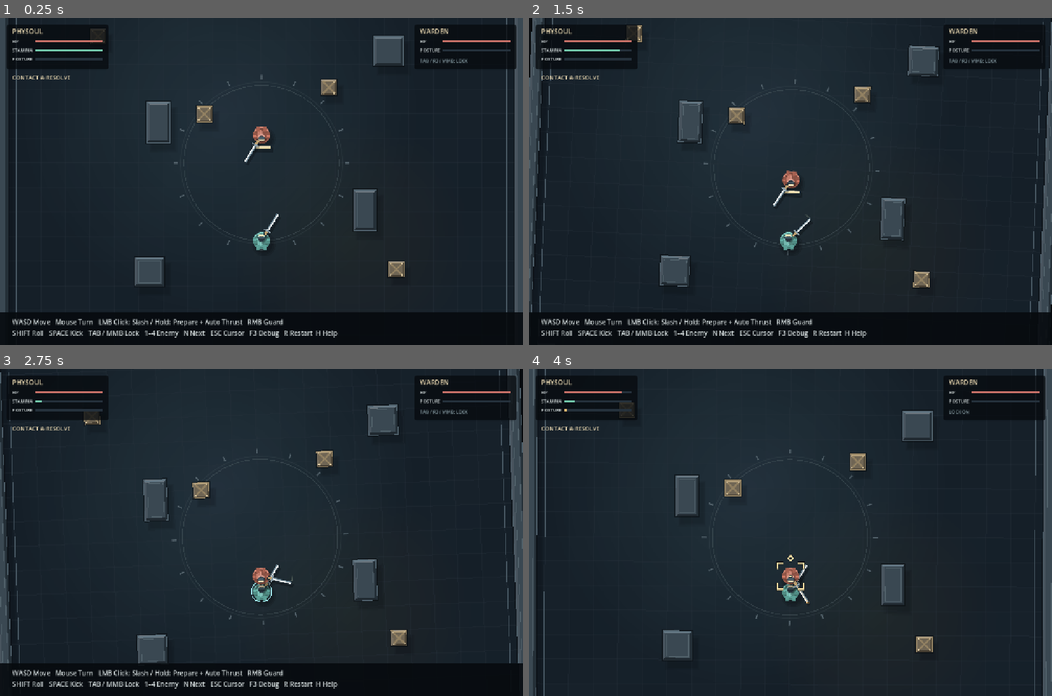
Above: before the commit, frames 1-4 (two rows, left to right).
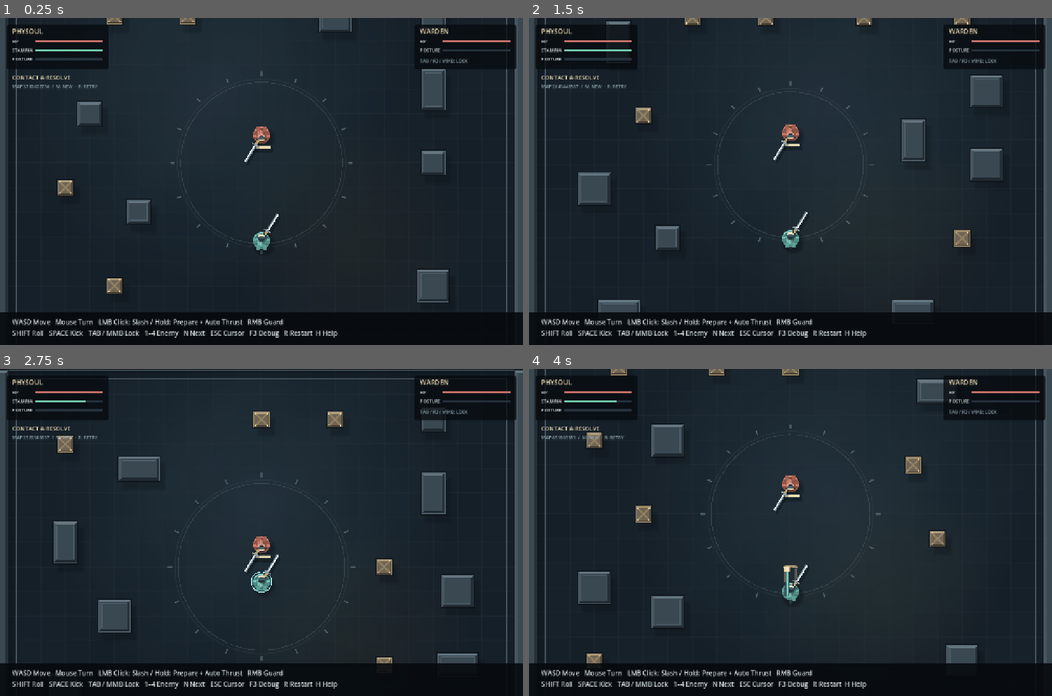
Above: after the commit, the same moments.

Repository: kurono966/physoul
Game: Godot game, scene res://arena.tscn
The game is run twice, just before and just after one commit, with the same random seed, the same clock (stepped at 60 frames per second) and the same inputs.
Inputs (mouse positions are in pixels of both pictures, inside the frame that each line leads up to):
- Up to frame 1 (0.25 s): no input
- Up to frame 2 (1.5 s): tap Enter at 0.5 s; move the mouse to (816, 181) at 0.52 s; hold W from 0.53 s (still down); tap M at 0.6, 1.35 s; click (816, 181) at 0.67 s; tap Space at 0.77 s; move the mouse to (764, 181) at 1.27 s
- Up to frame 3 (2.75 s): keep holding W; tap Space at 1.52 s; move the mouse to (271, 525) at 2.02 s; hold Shift from 2.03 s (still down); tap M at 2.3 s
- Up to frame 4 (4 s): keep holding W; move the mouse to (785, 539) at 2.77 s; release Shift at 2.78 s; tap Tab at 2.85 s; click (785, 539) at 2.92 s; tap Space at 3.02, 3.77 s; tap M at 3.05, 3.8 s; move the mouse to (827, 535) at 3.52 s; tap H at 3.6 s

The runs differ from the first frame. In frame 1, 5.3% of the frame differs, in the area x 2-86%, y 0-87%; in frame 2, 8.8%; in frame 3, 9.3%; in frame 4, 13%, in the area x 0-100%, y 0-100%.

Commit message:
Generate seeded arenas with safe spawn zones and connected boss-width paths

Diff:
--- a/scripts/arena.gd
+++ b/scripts/arena.gd
@@ -6,6 +6,19 @@
 const Sound = preload("res://scripts/sound.gd")
 const PropVisual = preload("res://scripts/prop_visual.gd")
 const Controls = preload("res://scripts/controls.gd")
+const MapGenerator = preload("res://scripts/map_generator.gd")
+@export var random_map := true
+@export var map_seed := -1
+var layout: Dictionary = {}
+
+func regenerate_map() -> void:
+	var rng := RandomNumberGenerator.new()
+	rng.randomize()
+	var replacement = load("res://arena.tscn").instantiate()
+	replacement.map_seed = rng.randi()
+	get_tree().root.add_child(replacement)
+	get_tree().current_scene = replacement
+	queue_free()
 var controls: Node
 var sound: Node
 var player: CharacterBody2D
@@ -43,13 +56,25 @@
 	event_text = "CHALLENGER / " + opponent.title
 
 func _ready() -> void:
+	if map_seed < 0:
+		if get_tree().has_meta("physoul_map_seed"): map_seed = int(get_tree().get_meta("physoul_map_seed"))
+		else:
+			var rng := RandomNumberGenerator.new()
+			rng.randomize()
+			map_seed = rng.randi()
+	get_tree().set_meta("physoul_map_seed",map_seed)
+	if random_map:
+		layout = MapGenerator.generate(map_seed)
+	else:
+		layout = {"pillars":[Rect2(-280,-150,56,100),Rect2(225,65,56,100),Rect2(-310,230,72,72),Rect2(275,-310,72,72)],"crates":[Vector2(-140,-120),Vector2(165,-185),Vector2(330,260),Vector2(-400,-310)],"ring_radius":190.0,"light":Vector2(-100,-120),"tile_phase":0.0}
 	controls = Controls.new()
 	add_child(controls)
 	sound = Sound.new()
 	add_child(sound)
-	for rect in [Rect2(-650,-510,1300,30),Rect2(-650,480,1300,30),Rect2(-650,-480,30,960),Rect2(620,-480,30,960),Rect2(-280,-150,56,100),Rect2(225,65,56,100),Rect2(-310,230,72,72),Rect2(275,-310,72,72)]:
+	for rect in [Rect2(-650,-510,1300,30),Rect2(-650,480,1300,30),Rect2(-650,-480,30,960),Rect2(620,-480,30,960)]:
 		wall(rect)
-	for pos in [Vector2(-140,-120),Vector2(165,-185),Vector2(330,260),Vector2(-400,-310)]:
+	for rect in layout.pillars: wall(rect)
+	for pos in layout.crates:
 		var box := RigidBody2D.new()
 		box.position = pos
 		box.mass = 4
@@ -127,21 +152,22 @@
 	draw_rect(Rect2(-620,-480,1240,960),Color("151f28"))
 	for x in range(-600,600,60):
 		for y in range(-480,480,60):
-			var tint := 0.015+0.01*sin(x*0.021+y*0.017)
+			var tint := 0.015+0.01*sin(x*0.021+y*0.017+float(layout.get("tile_phase",0)))
 			draw_rect(Rect2(x+1,y+1,58,58),Color(0.4,0.48,0.52,tint))
 	# Soft, fixed world-space pools of light keep the center legible.
 	for i in range(24,0,-1):
-		draw_circle(Vector2(-100,-120),float(i)*20,Color(0.46,0.63,0.69,0.006))
+		draw_circle(layout.get("light",Vector2(-100,-120)),float(i)*20,Color(0.46,0.63,0.69,0.006))
 		draw_circle(Vector2(220,190),float(i)*12,Color(0.72,0.54,0.32,0.003))
 	for x in range(-600, 620, 60):
 		draw_line(Vector2(x,-480),Vector2(x,480),Color(0.16,0.2,0.24,0.3))
 	for y in range(-480, 500, 60):
 		draw_line(Vector2(-620,y),Vector2(620,y),Color(0.16,0.2,0.24,0.3))
-	draw_arc(Vector2.ZERO, 190, 0, TAU, 100, Color(0.32,0.38,0.4,0.4), 2)
-	draw_arc(Vector2.ZERO, 198, 0, TAU, 100, Color(0.32,0.38,0.4,0.18), 1,true)
+	var ring: float = layout.get("ring_radius",190.0)
+	draw_arc(Vector2.ZERO, ring, 0, TAU, 100, Color(0.32,0.38,0.4,0.4), 2)
+	draw_arc(Vector2.ZERO, ring+8, 0, TAU, 100, Color(0.32,0.38,0.4,0.18), 1,true)
 	for i in 16:
 		var radial := Vector2.RIGHT.rotated(i*TAU/16)
-		draw_line(radial*205,radial*215,Color("52616a"),2,true)
+		draw_line(radial*(ring+15),radial*(ring+25),Color("52616a"),2,true)
 	draw_rect(Rect2(-600,-460,1200,920),Color("475762"),false,2)
 	for spark in sparks:
 		for i in 7:
--- a/scripts/hud.gd
+++ b/scripts/hud.gd
@@ -54,6 +54,7 @@
 			text_at(Vector2(30,size.y-50),"WASD Move   Mouse Turn   LMB Click: Slash / Hold: Prepare + Auto Thrust   RMB Guard",16)
 		text_at(Vector2(30,size.y-23),"SHIFT Roll   SPACE Kick   TAB / MMB Lock   1–4 Enemy   N Next   ESC Cursor   F3 Debug   R Restart  H Help",16)
 	text_at(Vector2(30,151),arena.event_text,14,Color("e5d4ae"))
+	text_at(Vector2(30,172),"MAP %d  /  %s" % [arena.map_seed,"D-PAD UP: NEW" if arena.controls.using_pad else "M: NEW  ·  R: RETRY"],11,Color("91a7af"))
 	if OS.has_feature("web") and Input.mouse_mode != Input.MOUSE_MODE_CAPTURED and not arena.controls.using_pad:
 		text_at(Vector2(size.x/2-160,size.y/2-60),"CLICK TO CAPTURE MOUSE / ESC TO RELEASE",15,Color("e5d4ae"))
 	if arena.player.just_guard_flash > 0:
--- /dev/null
+++ b/scripts/map_generator.gd
@@ -0,0 +1,63 @@
+extends RefCounted
+## Seeded arena layouts. Connectivity is checked with clearance for the boss.
+const SAFE_ZONE := Rect2(-170,-250,340,540)
+const WALK_BOUNDS := Rect2(-580,-440,1160,880)
+const CLEARANCE := 42.0
+
+static func connected(obstacles: Array[Rect2]) -> bool:
+	var free: Dictionary = {}
+	for x in 20:
+		for y in 16:
+			var point := Vector2(-570+x*60,-450+y*60)
+			if not WALK_BOUNDS.has_point(point): continue
+			var blocked := false
+			for obstacle in obstacles:
+				if obstacle.grow(CLEARANCE).has_point(point):
+					blocked = true
+					break
+			if not blocked: free[Vector2i(x,y)] = true
+	if free.is_empty(): return false
+	var pending: Array[Vector2i] = [free.keys()[0]]
+	var visited: Dictionary = {pending[0]: true}
+	var cursor := 0
+	while cursor < pending.size():
+		var cell := pending[cursor]
+		cursor += 1
+		for direction in [Vector2i.LEFT,Vector2i.RIGHT,Vector2i.UP,Vector2i.DOWN]:
+			var next: Vector2i = cell+direction
+			if free.has(next) and not visited.has(next):
+				visited[next] = true
+				pending.append(next)
+	return visited.size() == free.size()
+
+static func generate(seed_value: int) -> Dictionary:
+	var rng := RandomNumberGenerator.new()
+	rng.seed = seed_value
+	var pillars: Array[Rect2] = []
+	var crates: Array[Vector2] = []
+	var occupied: Array[Rect2] = []
+	var target_pillars := rng.randi_range(7,11)
+	var target_crates := rng.randi_range(5,8)
+	for i in 240:
+		if pillars.size() >= target_pillars and crates.size() >= target_crates: break
+		var is_pillar := pillars.size() < target_pillars and (crates.size() >= target_crates or rng.randf() < 0.6)
+		var dimensions := Vector2(38,38)
+		if is_pillar:
+			dimensions = [Vector2(58,58),Vector2(58,100),Vector2(100,58),Vector2(78,78)][rng.randi_range(0,3)]
+		var center := Vector2(rng.randi_range(-8,8)*60,rng.randi_range(-6,6)*60)
+		var rect := Rect2(center-dimensions/2,dimensions)
+		if rect.grow(55).intersects(SAFE_ZONE): continue
+		if not Rect2(-580,-440,1160,880).encloses(rect.grow(35)): continue
+		var overlaps := false
+		for other in occupied:
+			if rect.grow(45).intersects(other.grow(45)):
+				overlaps = true
+				break
+		if overlaps: continue
+		occupied.append(rect)
+		if not connected(occupied):
+			occupied.pop_back()
+			continue
+		if is_pillar: pillars.append(rect)
+		else: crates.append(center)
+	return {"pillars":pillars,"crates":crates,"ring_radius":rng.randf_range(170,210),"light":Vector2(rng.randf_range(-190,190),rng.randf_range(-190,40)),"tile_phase":rng.randf_range(0,TAU)}
--- a/scripts/view.gd
+++ b/scripts/view.gd
@@ -32,6 +32,7 @@
 			KEY_H: arena.controls.help_visible = not arena.controls.help_visible
 			KEY_R: get_tree().reload_current_scene()
 			KEY_N: arena.next_enemy()
+			KEY_M: arena.call_deferred("regenerate_map")
 			KEY_1: arena.select_enemy(0)
 			KEY_2: arena.select_enemy(1)
 			KEY_3: arena.select_enemy(2)
@@ -51,6 +52,7 @@
 		locked = not locked
 	if event is InputEventJoypadButton and event.pressed:
 		if event.button_index == JOY_BUTTON_BACK: arena.controls.help_visible = not arena.controls.help_visible
+		if event.button_index == JOY_BUTTON_DPAD_UP: arena.call_deferred("regenerate_map")
 		if event.is_action("pad_lock"): locked = not locked
 		if event.is_action("pad_restart"): get_tree().reload_current_scene()
 		if event.is_action("pad_next"): arena.next_enemy()
--- a/tests/attack_movement.gd
+++ b/tests/attack_movement.gd
@@ -9,6 +9,7 @@
 	call_deferred("run")
 func run() -> void:
 	var arena = load("res://arena.tscn").instantiate()
+	arena.random_map = false
 	root.add_child(arena)
 	await physics_frame
 	arena.opponent.set_physics_process(false)
--- a/tests/boss.gd
+++ b/tests/boss.gd
@@ -11,6 +11,7 @@
 	call_deferred("run")
 func run() -> void:
 	var arena = load("res://arena.tscn").instantiate()
+	arena.random_map = false
 	root.add_child(arena)
 	await frames(3)
 	arena.select_enemy(3)
--- a/tests/click_input.gd
+++ b/tests/click_input.gd
@@ -3,6 +3,7 @@
 	call_deferred("run")
 func run() -> void:
 	var arena = load("res://arena.tscn").instantiate()
+	arena.random_map = false
 	root.add_child(arena)
 	await physics_frame
 	arena.player.set_physics_process(false)
--- a/tests/combo.gd
+++ b/tests/combo.gd
@@ -9,6 +9,7 @@
 	call_deferred("run")
 func run() -> void:
 	var arena = load("res://arena.tscn").instantiate()
+	arena.random_map = false
 	root.add_child(arena)
 	arena.player.set_physics_process(false)
 	arena.camera.set_physics_process(false)
--- a/tests/controller.gd
+++ b/tests/controller.gd
@@ -22,6 +22,7 @@
 	call_deferred("run")
 func run() -> void:
 	arena = load("res://arena.tscn").instantiate()
+	arena.random_map = false
 	root.add_child(arena)
 	await frames(2)
 	arena.opponent.set_physics_process(false)
--- a/tests/crate.gd
+++ b/tests/crate.gd
@@ -5,6 +5,7 @@
 
 func run() -> void:
 	var arena = load("res://arena.tscn").instantiate()
+	arena.random_map = false
 	root.add_child(arena)
 	arena.player.set_physics_process(false)
 	arena.opponent.set_physics_process(false)
--- a/tests/critical.gd
+++ b/tests/critical.gd
@@ -9,6 +9,7 @@
 	call_deferred("run")
 func run() -> void:
 	var arena = load("res://arena.tscn").instantiate()
+	arena.random_map = false
 	root.add_child(arena)
 	await physics_frame
 	arena.select_enemy(1)
--- a/tests/enemies.gd
+++ b/tests/enemies.gd
@@ -12,6 +12,7 @@
 
 func run() -> void:
 	var arena = load("res://arena.tscn").instantiate()
+	arena.random_map = false
 	root.add_child(arena)
 	await physics_frame
 	var click := InputEventMouseButton.new()
--- a/tests/heavy.gd
+++ b/tests/heavy.gd
@@ -16,6 +16,7 @@
 	call_deferred("run")
 func run() -> void:
 	var arena = load("res://arena.tscn").instantiate()
+	arena.random_map = false
 	root.add_child(arena)
 	await frames(20)
 	arena.opponent.set_physics_process(false)
--- a/tests/heavy_step.gd
+++ b/tests/heavy_step.gd
@@ -11,6 +11,7 @@
 	call_deferred("run")
 func run() -> void:
 	var arena = load("res://arena.tscn").instantiate()
+	arena.random_map = false
 	root.add_child(arena)
 	await frames(3)
 	arena.camera.set_physics_process(false)
--- a/tests/just_guard.gd
+++ b/tests/just_guard.gd
@@ -9,6 +9,7 @@
 	call_deferred("run")
 func run() -> void:
 	var arena = load("res://arena.tscn").instantiate()
+	arena.random_map = false
 	root.add_child(arena)
 	await physics_frame
 	var player = arena.player
--- /dev/null
+++ b/tests/maps.gd
@@ -0,0 +1,51 @@
+extends SceneTree
+const Generator = preload("res://scripts/map_generator.gd")
+var failures := 0
+func check(ok: bool,label: String) -> void:
+	if ok: print("PASS: ",label)
+	else:
+		failures += 1
+		push_error(label)
+func _initialize() -> void:
+	call_deferred("run")
+func run() -> void:
+	var all_valid := true
+	var signatures: Dictionary = {}
+	var min_pillars := 99
+	var min_crates := 99
+	for seed_value in 50:
+		var map := Generator.generate(seed_value)
+		var repeat := Generator.generate(seed_value)
+		if map != repeat: all_valid = false
+		var obstacles: Array[Rect2] = []
+		for rect in map.pillars: obstacles.append(rect)
+		for pos in map.crates: obstacles.append(Rect2(pos-Vector2(19,19),Vector2(38,38)))
+		if not Generator.connected(obstacles): all_valid = false
+		for i in obstacles.size():
+			if obstacles[i].grow(55).intersects(Generator.SAFE_ZONE): all_valid = false
+			for j in range(i+1,obstacles.size()):
+				if obstacles[i].grow(40).intersects(obstacles[j].grow(40)): all_valid = false
+		min_pillars = mini(min_pillars,map.pillars.size())
+		min_crates = mini(min_crates,map.crates.size())
+		signatures[str(map.pillars)+str(map.crates)] = true
+	check(all_valid,"50 seeds: deterministic, connected, separated, spawn area clear")
+	check(signatures.size() == 50,"different seeds produce different physical layouts")
+	check(min_pillars >= 4 and min_crates >= 3,"every sampled map has pillars and movable crates (%d / %d minimum)" % [min_pillars,min_crates])
+	var arena = load("res://arena.tscn").instantiate()
+	arena.map_seed = 12345
+	root.add_child(arena)
+	current_scene = arena
+	await physics_frame
+	check(arena.layout == Generator.generate(12345),"scene instantiates selected seed")
+	var old_layout: Dictionary = arena.layout.duplicate(true)
+	check(get_tree_seed() == 12345,"retry seed is stored")
+	reload_current_scene()
+	await scene_changed
+	check(current_scene.map_seed == 12345 and current_scene.layout == old_layout,"restart preserves identical map")
+	current_scene.regenerate_map()
+	await process_frame
+	check(current_scene.map_seed != 12345 and current_scene.player.hp == 100,"regenerate changes seed and resets duel")
+	print("MAP COMPLETE: %d failures" % failures)
+	quit(failures)
+func get_tree_seed() -> int:
+	return int(get_meta("physoul_map_seed"))
--- a/tests/preview.gd
+++ b/tests/preview.gd
@@ -5,6 +5,10 @@
 
 func run() -> void:
 	var arena = load("res://arena.tscn").instantiate()
+	arena.random_map = false
+	if "--map" in OS.get_cmdline_user_args():
+		arena.random_map = true
+		arena.map_seed = 73491
 	root.add_child(arena)
 	for i in 20: await process_frame
 	if "--boss" in OS.get_cmdline_user_args():
--- a/tests/smoke.gd
+++ b/tests/smoke.gd
@@ -36,6 +36,7 @@
 
 func run() -> void:
 	arena = load("res://arena.tscn").instantiate()
+	arena.random_map = false
 	root.add_child(arena)
 	await frames(5)
 	check(arena.player.hp == 100,"scene loads with live fighters")
@@ -100,6 +101,7 @@
 	arena.queue_free()
 	await process_frame
 	arena = load("res://arena.tscn").instantiate()
+	arena.random_map = false
 	root.add_child(arena)
 	await frames(5)
 	check(arena.opponent.hp == 100 and arena.player.hp == 100,"fresh scene resets duel")
--- a/tests/spacing.gd
+++ b/tests/spacing.gd
@@ -9,6 +9,7 @@
 	call_deferred("run")
 func run() -> void:
 	var arena = load("res://arena.tscn").instantiate()
+	arena.random_map = false
 	root.add_child(arena)
 	await physics_frame
 	var foe = arena.opponent
--- a/tests/wave.gd
+++ b/tests/wave.gd
@@ -16,6 +16,7 @@
 	call_deferred("run")
 func run() -> void:
 	var arena = load("res://arena.tscn").instantiate()
+	arena.random_map = false
 	root.add_child(arena)
 	await frames(20)
 	arena.opponent.set_physics_process(false)
